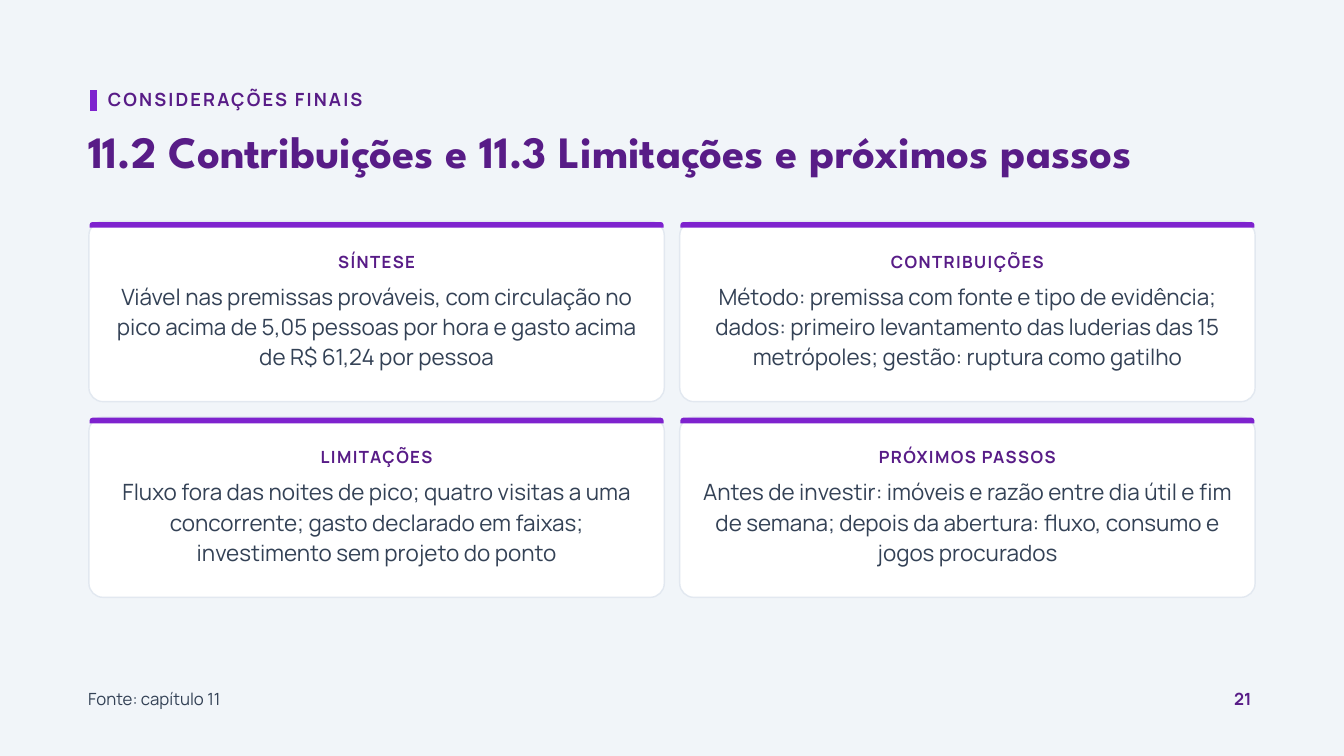
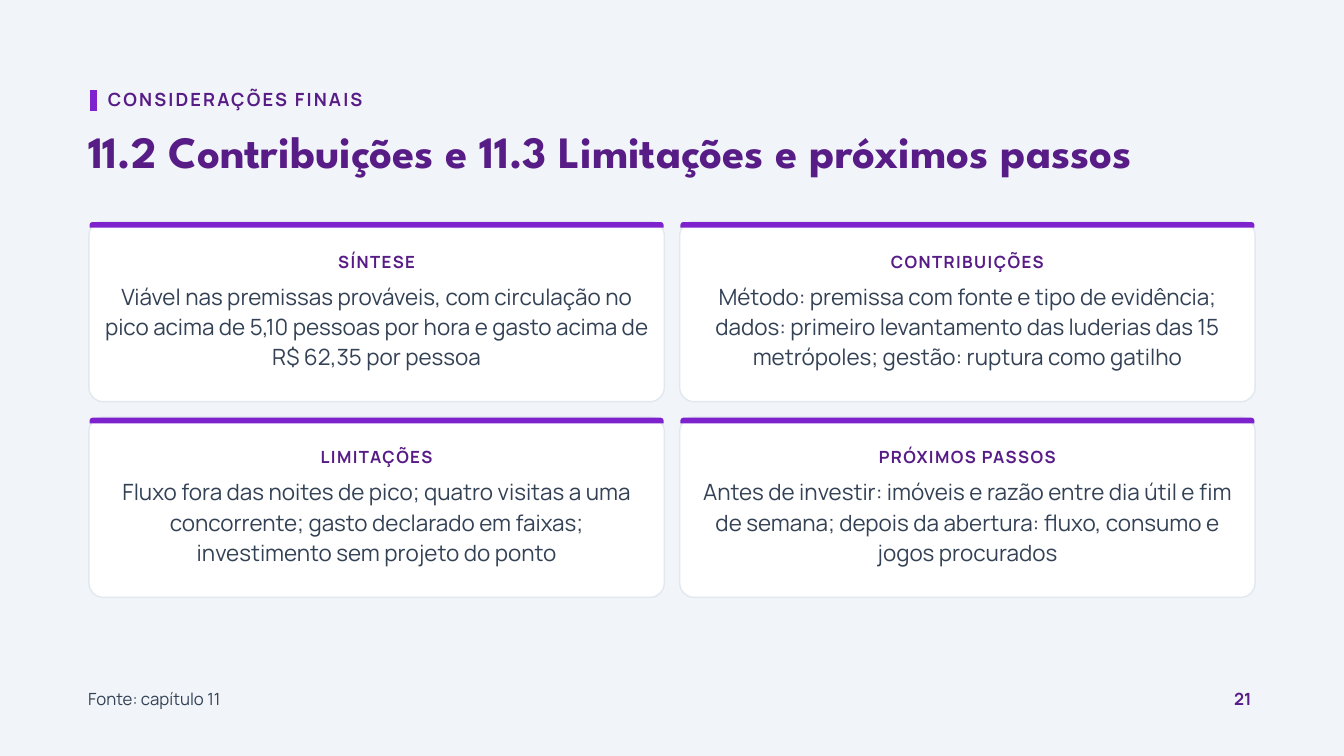
Before and after one commit to eusouopeu/interludio, a slide deck: slide 21 of apresentacao/slides-vfinal.pptx. Drawn at 1344x756 pixels with LibreOffice and Linux fonts; fonts in the diff are those of the drawing. Boxes give left, top, right and bottom in pixels: in the first picture for what was removed or moved away, otherwise in the second. Text is boxed around its words. In the diff, an @@ line names an element or a change of style, - is before the commit and + after.

```diff
--- a/apresentacao/slides-vfinal.pptx
+++ b/apresentacao/slides-vfinal.pptx
@@ text at (105, 287, 648, 371): text changed @@
-Viável nas premissas prováveis, com circulação no pico acima de 5,05 pessoas por hora e gasto acima de R$ 61,24 por pessoa
+Viável nas premissas prováveis, com circulação no pico acima de 5,10 pessoas por hora e gasto acima de R$ 62,35 por pessoa
```
Also in this commit, not shown: 8 other slides changed, 1 other file.
